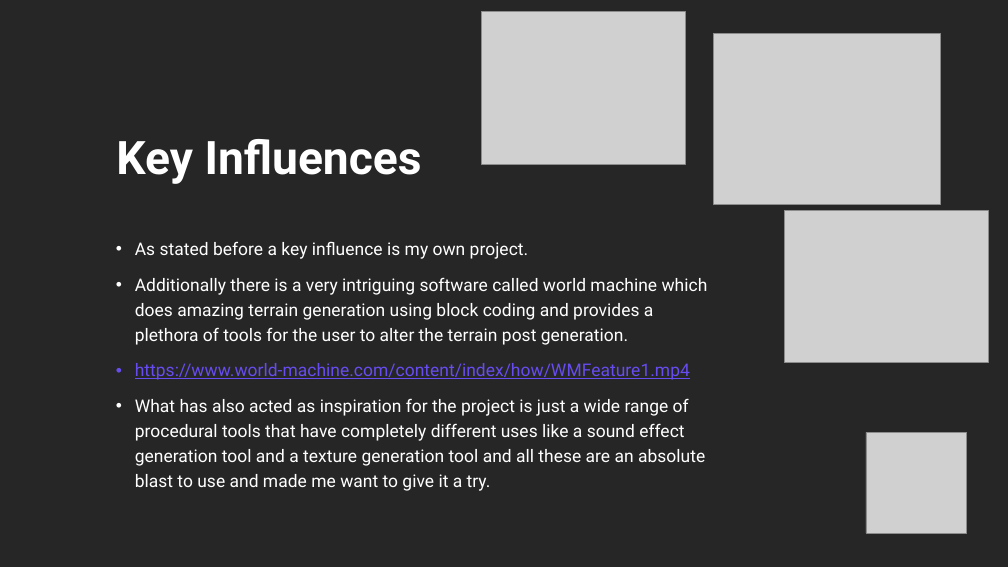
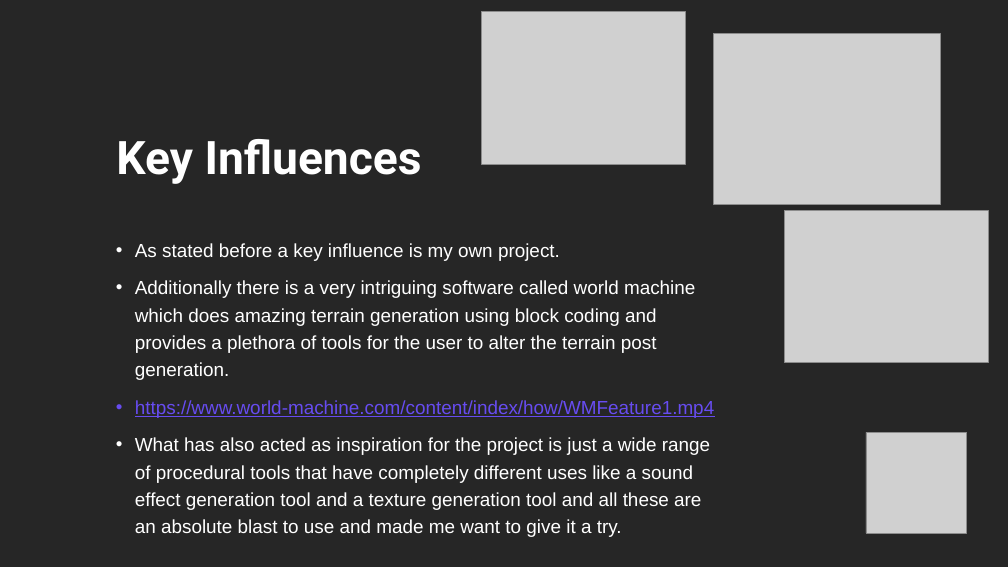
Before and after one commit to Cameron-cmd/Disertation_Project, a slide deck: slide 3 of Project_Pitch.pptx. Drawn at 1008x567 pixels with LibreOffice and Linux fonts; fonts in the diff are those of the drawing; grey boxes stand for pictures. Boxes give left, top, right and bottom in pixels: in the first picture for what was removed or moved away, otherwise in the second. Text is boxed around its words. In the diff, an @@ line names an element or a change of style, - is before the commit and + after.

```diff
--- a/Project_Pitch.pptx
+++ b/Project_Pitch.pptx
@@ text "As stated before a key ..." at box(135, 243, 714, 537): size 16.6 to 18 pt, font Roboto to Arial @@
```
Also in this commit, not shown: 6 other slides changed.
